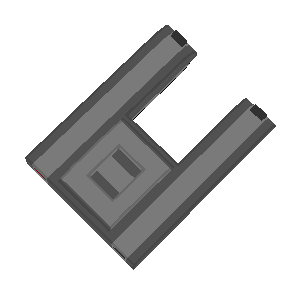
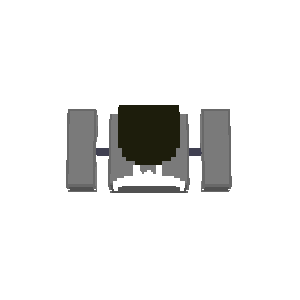
Before/after of a 300×300 layered artwork. What changed in the layer stack:
added layer "Pasted Layer #22" above "Pasted Layer #12" over (67, 142, 230, 191)
showed "Pasted Layer #12", moved it above "Pasted Layer #23", painted on it over (66, 105, 232, 193)
hid "Pasted Layer #7" over (25, 25, 276, 270)
